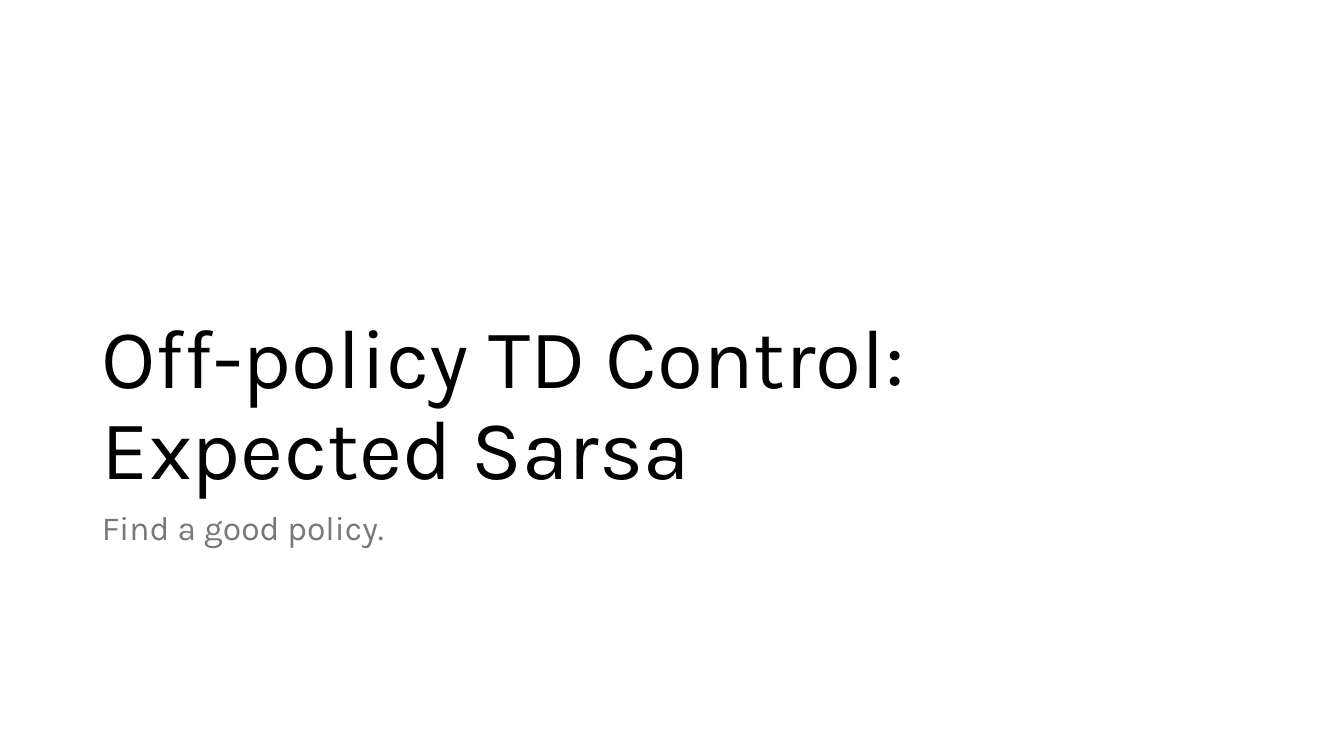
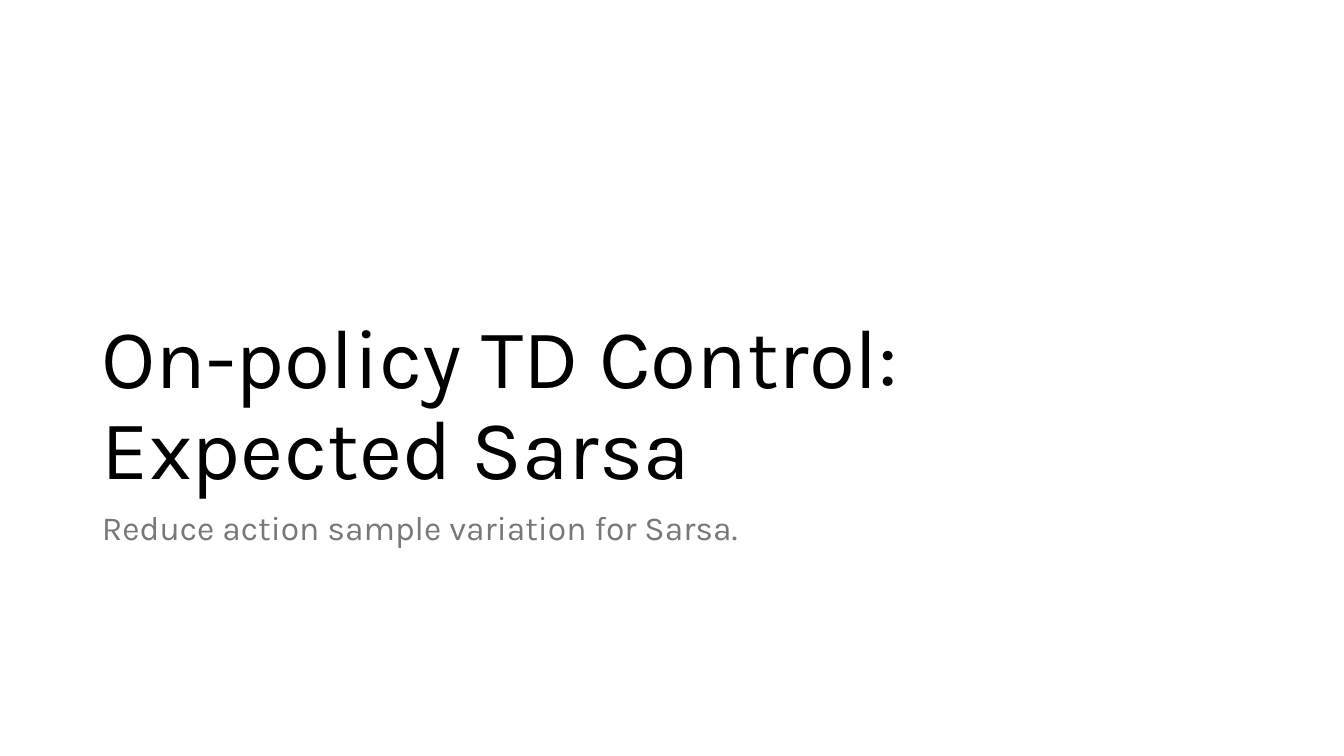
Before and after one commit to mhahsler/Introduction_to_Reinforcement_Learning, a slide deck: slide 19 of slides/Lecture_Chapter06.pptx (slide 17 before the commit). Drawn at 1344x756 pixels with LibreOffice and Linux fonts; fonts in the diff are those of the drawing. Boxes give left, top, right and bottom in pixels: in the first picture for what was removed or moved away, otherwise in the second. Text is boxed around its words. In the diff, an @@ line names an element or a change of style, - is before the commit and + after.

```diff
--- a/slides/Lecture_Chapter06.pptx
+++ b/slides/Lecture_Chapter06.pptx
@@ title at [102,330,898,499]: text changed @@
-Off-policy TD Control:
-Expected Sarsa
+On-policy TD Control:
+Expected Sarsa
@@ text at [102,517,737,548]: text changed @@
-Find a good policy.
+Reduce action sample variation for Sarsa.
```
Also in this commit, not shown: 16 other slides changed, 2 slides added, 7 other files.
